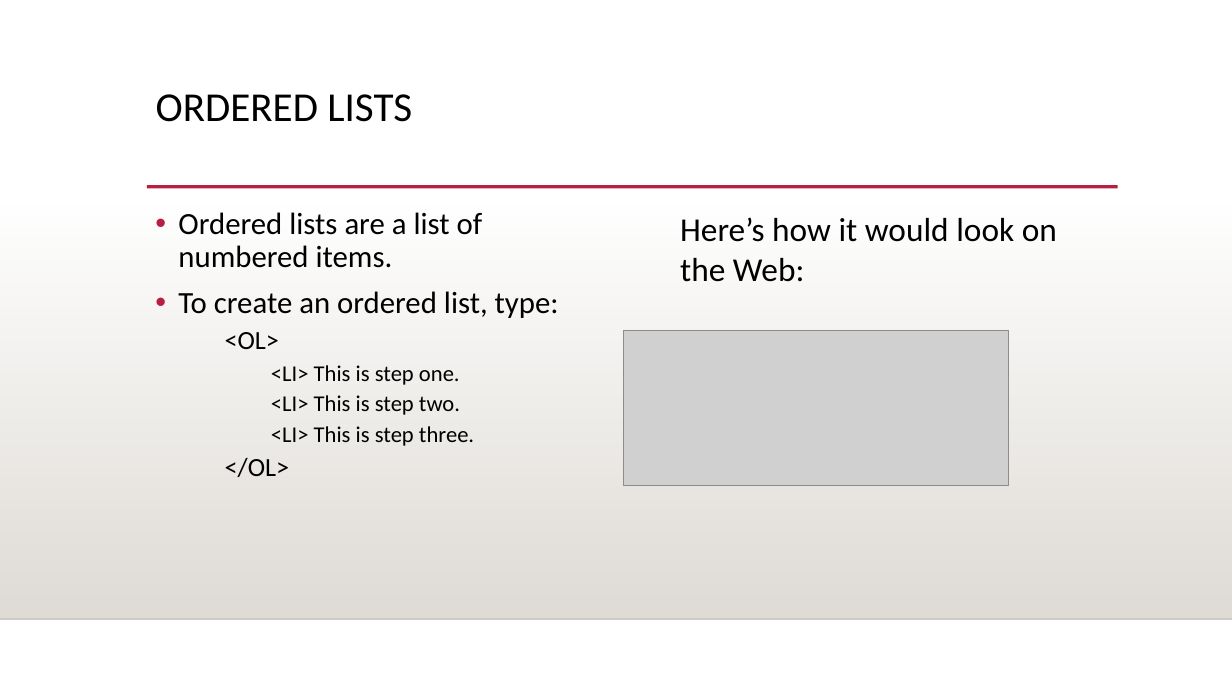
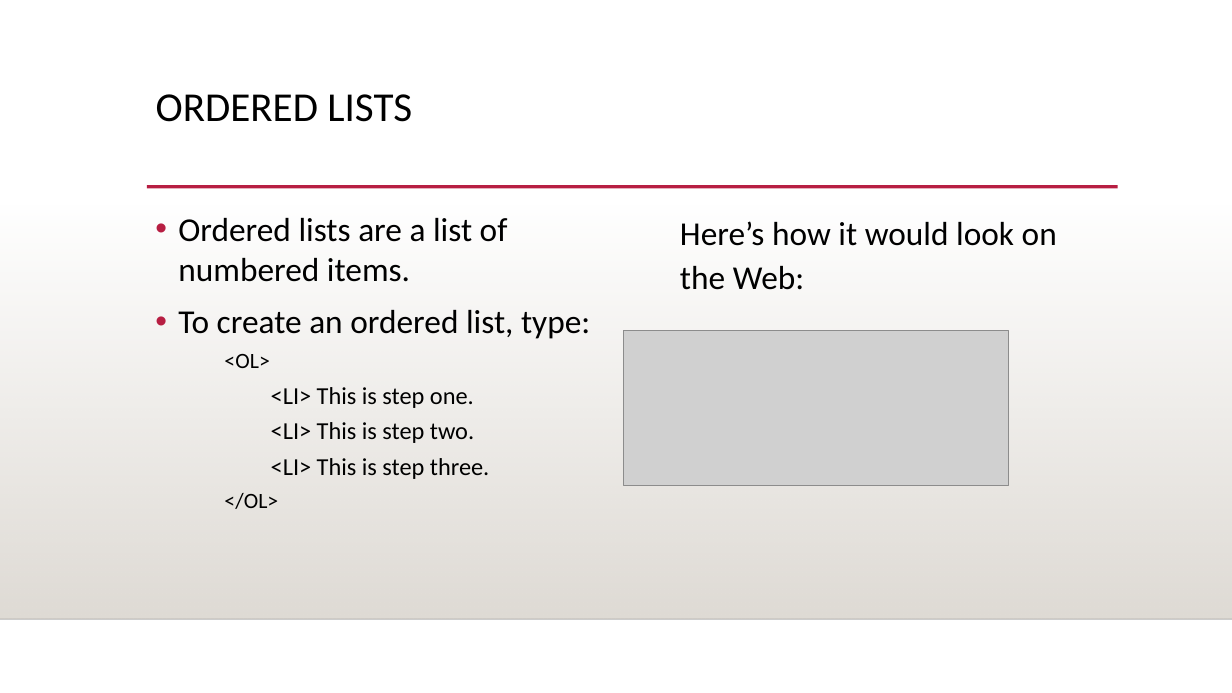
Before and after one commit to shubh2912/HTML_StudyMaterial, a slide deck: slide 30 of HTML_Basics.ppt. Drawn at 1232x693 pixels with LibreOffice and Linux fonts; fonts in the diff are those of the drawing; grey boxes stand for pictures; background and template pictures are left out. Boxes give left, top, right and bottom in pixels: in the first picture for what was removed or moved away, otherwise in the second. Text is boxed around its words. In the diff, an @@ line names an element or a change of style, - is before the commit and + after.

Commit message:
updated file

```diff
--- a/HTML_Basics.ppt
+++ b/HTML_Basics.ppt
@@ text "Ordered lists are a list ..." at box(178, 218, 590, 509): size 24.1 to 26 pt in "Ordered lists are a list of numbered ...", "To create an ordered list, type:"; size 20.4 to 17 pt in "<OL>", "</OL>"; size 17.6 to 19 pt in "<LI> This is step one.", "<LI> This is step two.", "<LI> This is step three."; line spacing 0.9 to 1 @@
@@ text "Here’s how it would look ..." at box(680, 221, 1057, 290): line spacing 1 to 1.1 @@
```
Also in this commit, not shown: 4 other slides changed.
